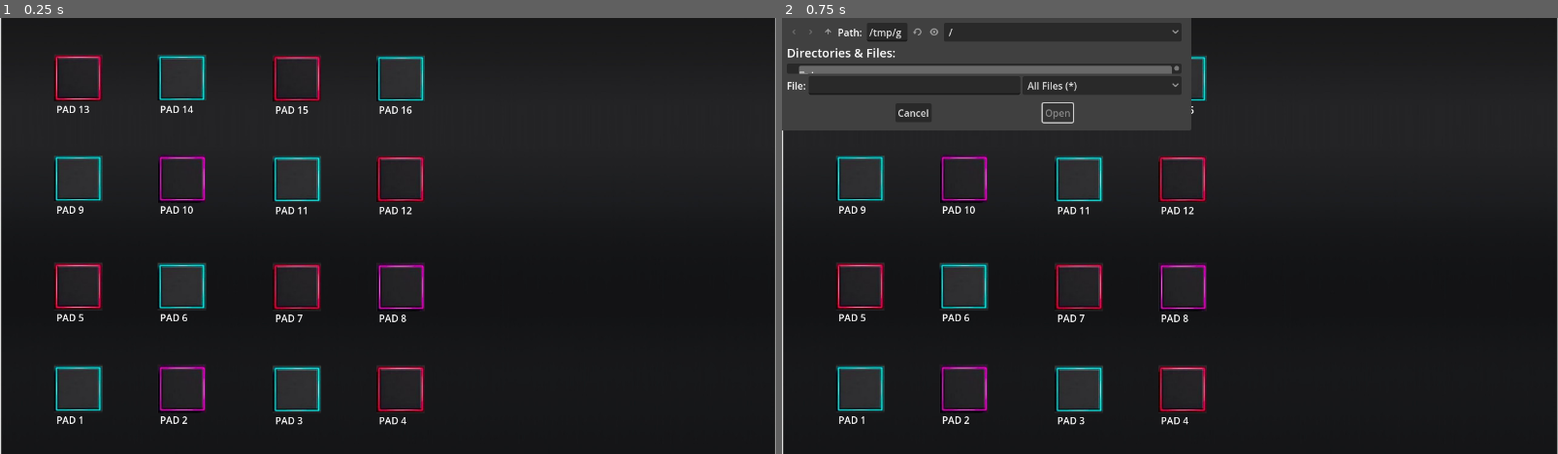
Above: before the commit, frames 1-2 (left to right).
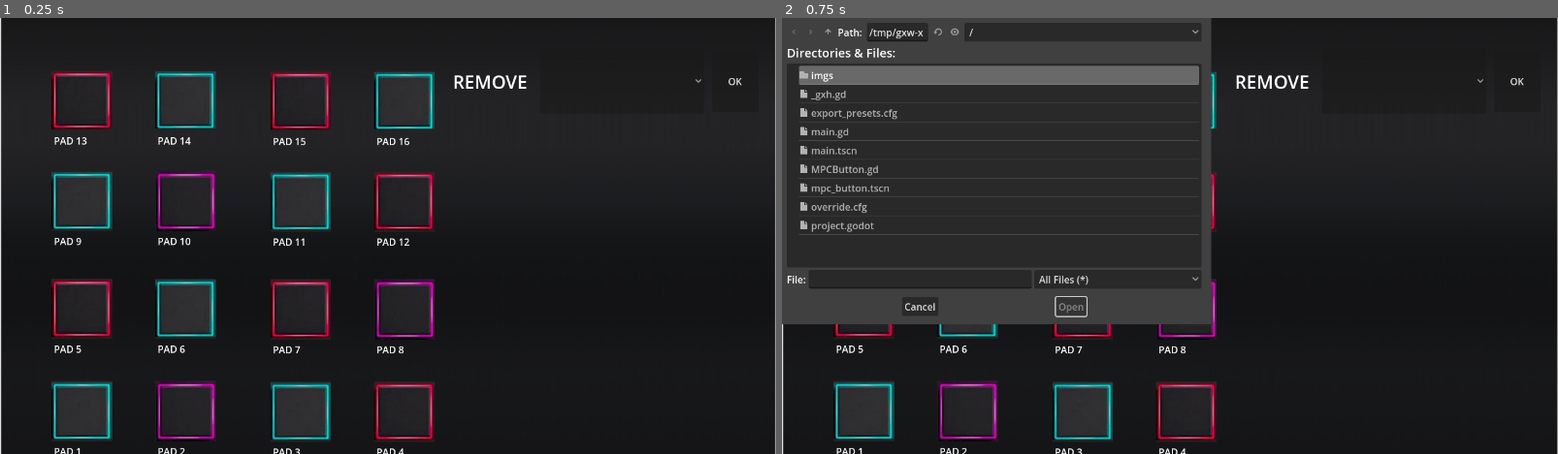
Above: after the commit, the same moments.

Repository: luisaburini/my-mpc
Game: Godot game, scene res://main.tscn
Same seed, same stepped clock (60 frames per second), same inputs: the game is played once before the commit and once after it.
Inputs (mouse positions are in pixels of both pictures, inside the frame that each line leads up to):
- Up to frame 1 (0.25 s): no input
- Up to frame 2 (0.75 s): click (859, 288) at 0.52 s

The runs differ from the first frame. In frame 1, 10% of the frame differs, in the area x 6-96%, y 8-100%; in frame 2, 13%, in the area x 0-96%, y 0-100%.

Commit message:
:sparkles: adiciona funcoes diferentes aos botoes

Diff:
--- a/MPCButton.gd
+++ b/MPCButton.gd
@@ -1,6 +1,10 @@
 extends Node2D
 
-
+var current_sound = ""
+var function = 0
+const SILENT = 0
+const ONE_TIME = 1
+const LOOP = 2
 # Called when the node enters the scene tree for the first time.
 func _ready():
 	pass # Replace with function body.
@@ -17,13 +21,42 @@
 	$TouchScreenButton.texture_normal = load(icon)
 
 func _on_touch_screen_button_pressed():
-	print("TOUCH MPC BUTTON")
-	$FileDialog.show()
+	if current_sound == "":
+		$FileDialog.show()
 
 
-func _on_touch_screen_button_released():
-	print("Released mpc button")
+func remove_sound():
+	$AudioStreamPlayer2D.stop()
+	current_sound = ""
+	$Filename.text = ""
+
+func _on_file_dialog_file_selected(path):
+	current_sound =  path
+	print("Selected " + current_sound)
+	var filename_arr = current_sound.rsplit("/", true, 1)
+	$Filename.text = filename_arr[1]
+	var snd_file = FileAccess.open(current_sound, FileAccess.READ)
+	var stream = AudioStreamMP3.new()
+	stream.data = snd_file.get_file_as_bytes(current_sound)
+	snd_file.close()
+	$AudioStreamPlayer2D.stream = stream
 
 
-func _on_touch_screen_button_button_up():
-	print("Released mpc button")
+func _on_audio_stream_player_2d_finished():
+	if function == LOOP:
+		$AudioStreamPlayer2D.play()
+
+
+func _on_touch_screen_button_button_down():
+	if current_sound != "":
+		function = (function+1)%3
+		match function:
+			LOOP:
+				$AudioStreamPlayer2D.play()
+				$State.text = "LOOP"
+			ONE_TIME:
+				$AudioStreamPlayer2D.play()
+				$State.text = "1"
+			SILENT:
+				$AudioStreamPlayer2D.stop()
+				$State.text = ""
--- a/main.gd
+++ b/main.gd
@@ -18,3 +18,12 @@
 # Called every frame. 'delta' is the elapsed time since the previous frame.
 func _process(delta):
 	pass
+
+
+func _on_button_pressed():
+	var selected = $OptionButton.selected
+	if selected >= 0 and selected <= 15:
+		var id = "MPCButton" + str(selected+1)
+		print(id)
+		var n = get_node(id)
+		n.remove_sound()
--- a/main.tscn
+++ b/main.tscn
@@ -1,8 +1,11 @@
-[gd_scene load_steps=4 format=3 uid="uid://dujpso3tdtkxs"]
+[gd_scene load_steps=7 format=3 uid="uid://dujpso3tdtkxs"]
 
 [ext_resource type="Script" path="res://main.gd" id="1_p4tpp"]
 [ext_resource type="Texture2D" uid="uid://dxwp846le1xgk" path="res://imgs/background.jpg" id="1_ul0td"]
+[ext_resource type="Texture2D" uid="uid://dbha024wi7djb" path="res://imgs/button_cyan.jpg" id="4_il0en"]
 [ext_resource type="PackedScene" uid="uid://n4f71iwhkgb6" path="res://mpc_button.tscn" id="4_rwkiq"]
+[ext_resource type="Texture2D" uid="uid://b8jbapwlgujhs" path="res://imgs/button_magenta.jpg" id="5_31e7t"]
+[ext_resource type="Texture2D" uid="uid://dnj0prbwtnrhx" path="res://imgs/button_red.jpg" id="6_ql5pc"]
 
 [node name="Main" type="Node2D"]
 script = ExtResource("1_p4tpp")
@@ -13,49 +16,123 @@
 texture = ExtResource("1_ul0td")
 
 [node name="MPCButton5" parent="." instance=ExtResource("4_rwkiq")]
-position = Vector2(89, 403)
+position = Vector2(85, 395)
 
 [node name="MPCButton6" parent="." instance=ExtResource("4_rwkiq")]
-position = Vector2(260, 403)
+position = Vector2(256, 395)
 
 [node name="MPCButton7" parent="." instance=ExtResource("4_rwkiq")]
-position = Vector2(450, 404)
+position = Vector2(446, 396)
 
 [node name="MPCButton8" parent="." instance=ExtResource("4_rwkiq")]
-position = Vector2(621, 404)
+position = Vector2(617, 396)
 
 [node name="MPCButton9" parent="." instance=ExtResource("4_rwkiq")]
-position = Vector2(89, 225)
+position = Vector2(85, 217)
 
 [node name="MPCButton10" parent="." instance=ExtResource("4_rwkiq")]
-position = Vector2(260, 225)
+position = Vector2(256, 217)
 
 [node name="MPCButton11" parent="." instance=ExtResource("4_rwkiq")]
-position = Vector2(450, 226)
+position = Vector2(446, 218)
 
 [node name="MPCButton12" parent="." instance=ExtResource("4_rwkiq")]
-position = Vector2(621, 226)
+position = Vector2(617, 218)
 
 [node name="MPCButton13" parent="." instance=ExtResource("4_rwkiq")]
-position = Vector2(89, 59)
+position = Vector2(85, 51)
 
 [node name="MPCButton14" parent="." instance=ExtResource("4_rwkiq")]
-position = Vector2(260, 59)
+position = Vector2(256, 51)
 
 [node name="MPCButton15" parent="." instance=ExtResource("4_rwkiq")]
-position = Vector2(450, 60)
+position = Vector2(446, 52)
 
 [node name="MPCButton16" parent="." instance=ExtResource("4_rwkiq")]
-position = Vector2(621, 60)
+position = Vector2(617, 52)
 
 [node name="MPCButton1" parent="." instance=ExtResource("4_rwkiq")]
-position = Vector2(89, 572)
+position = Vector2(85, 564)
 
 [node name="MPCButton2" parent="." instance=ExtResource("4_rwkiq")]
-position = Vector2(260, 572)
+position = Vector2(256, 564)
 
 [node name="MPCButton3" parent="." instance=ExtResource("4_rwkiq")]
-position = Vector2(450, 573)
+position = Vector2(446, 565)
 
 [node name="MPCButton4" parent="." instance=ExtResource("4_rwkiq")]
-position = Vector2(621, 573)
+position = Vector2(617, 565)
+
+[node name="OptionButton" type="OptionButton" parent="."]
+offset_left = 891.0
+offset_top = 50.0
+offset_right = 1162.0
+offset_bottom = 158.0
+item_count = 16
+popup/item_0/text = "PAD 1"
+popup/item_0/icon = ExtResource("4_il0en")
+popup/item_0/id = 0
+popup/item_1/text = "PAD 2"
+popup/item_1/icon = ExtResource("5_31e7t")
+popup/item_1/id = 1
+popup/item_2/text = "PAD 3"
+popup/item_2/icon = ExtResource("4_il0en")
+popup/item_2/id = 2
+popup/item_3/text = "PAD 4"
+popup/item_3/icon = ExtResource("6_ql5pc")
+popup/item_3/id = 3
+popup/item_4/text = "PAD 5"
+popup/item_4/icon = ExtResource("6_ql5pc")
+popup/item_4/id = 4
+popup/item_5/text = "PAD 6"
+popup/item_5/icon = ExtResource("4_il0en")
+popup/item_5/id = 5
+popup/item_6/text = "PAD 7"
+popup/item_6/icon = ExtResource("6_ql5pc")
+popup/item_6/id = 6
+popup/item_7/text = "PAD 8"
+popup/item_7/icon = ExtResource("5_31e7t")
+popup/item_7/id = 7
+popup/item_8/text = "PAD 9"
+popup/item_8/icon = ExtResource("4_il0en")
+popup/item_8/id = 8
+popup/item_9/text = "PAD 10"
+popup/item_9/icon = ExtResource("5_31e7t")
+popup/item_9/id = 9
+popup/item_10/text = "PAD 11"
+popup/item_10/icon = ExtResource("4_il0en")
+popup/item_10/id = 10
+popup/item_11/text = "PAD 12"
+popup/item_11/icon = ExtResource("6_ql5pc")
+popup/item_11/id = 11
+popup/item_12/text = "PAD 13"
+popup/item_12/icon = ExtResource("6_ql5pc")
+popup/item_12/id = 12
+popup/item_13/text = "PAD 14"
+popup/item_13/icon = ExtResource("4_il0en")
+popup/item_13/id = 13
+popup/item_14/text = "PAD 15"
+popup/item_14/icon = ExtResource("6_ql5pc")
+popup/item_14/id = 14
+popup/item_15/text = "PAD 16"
+popup/item_15/icon = ExtResource("4_il0en")
+popup/item_15/id = 15
+
+[node name="Label" type="Label" parent="."]
+offset_left = 700.0
+offset_top = 53.0
+offset_right = 870.0
+offset_bottom = 158.0
+theme_override_font_sizes/font_size = 30
+text = "REMOVE"
+horizontal_alignment = 2
+vertical_alignment = 1
+
+[node name="Button" type="Button" parent="."]
+offset_left = 1175.0
+offset_top = 55.0
+offset_right = 1251.0
+offset_bottom = 155.0
+text = "OK"
+
+[connection signal="pressed" from="Button" to="." method="_on_button_pressed"]
--- a/mpc_button.tscn
+++ b/mpc_button.tscn
@@ -5,20 +5,42 @@
 [node name="MPCButton" type="Node2D"]
 script = ExtResource("1_q3rxm")
 
+[node name="State" type="Label" parent="."]
+z_index = 110
+offset_top = 35.0
+offset_right = 100.0
+offset_bottom = 135.0
+theme_override_font_sizes/font_size = 30
+horizontal_alignment = 1
+vertical_alignment = 1
+
 [node name="TouchScreenButton" type="TextureButton" parent="."]
 z_index = 100
+offset_top = 35.0
+offset_bottom = 35.0
 
 [node name="Label" type="Label" parent="."]
 offset_left = 4.0
-offset_top = 80.0
+offset_top = 140.0
 offset_right = 66.0
-offset_bottom = 103.0
+offset_bottom = 163.0
 
 [node name="FileDialog" type="FileDialog" parent="."]
 title = "Open a File"
+size = Vector2i(700, 500)
 ok_button_text = "Open"
 file_mode = 0
 access = 2
 
+[node name="AudioStreamPlayer2D" type="AudioStreamPlayer2D" parent="."]
+
+[node name="Filename" type="Label" parent="."]
+offset_right = 103.0
+offset_bottom = 23.0
+theme_override_font_sizes/font_size = 10
+
+[connection signal="button_down" from="TouchScreenButton" to="." method="_on_touch_screen_button_button_down"]
 [connection signal="button_up" from="TouchScreenButton" to="." method="_on_touch_screen_button_button_up"]
 [connection signal="pressed" from="TouchScreenButton" to="." method="_on_touch_screen_button_pressed"]
+[connection signal="file_selected" from="FileDialog" to="." method="_on_file_dialog_file_selected"]
+[connection signal="finished" from="AudioStreamPlayer2D" to="." method="_on_audio_stream_player_2d_finished"]
Not shown, added: export_presets.cfg
Binary file changed: imgs/button_cyan.jpg
Binary file changed: imgs/button_magenta.jpg
Binary file changed: imgs/button_red.jpg
Binary file added: imgs/mpc_icon_adaptative.png
Binary file added: imgs/mpc_icon_mini.png
